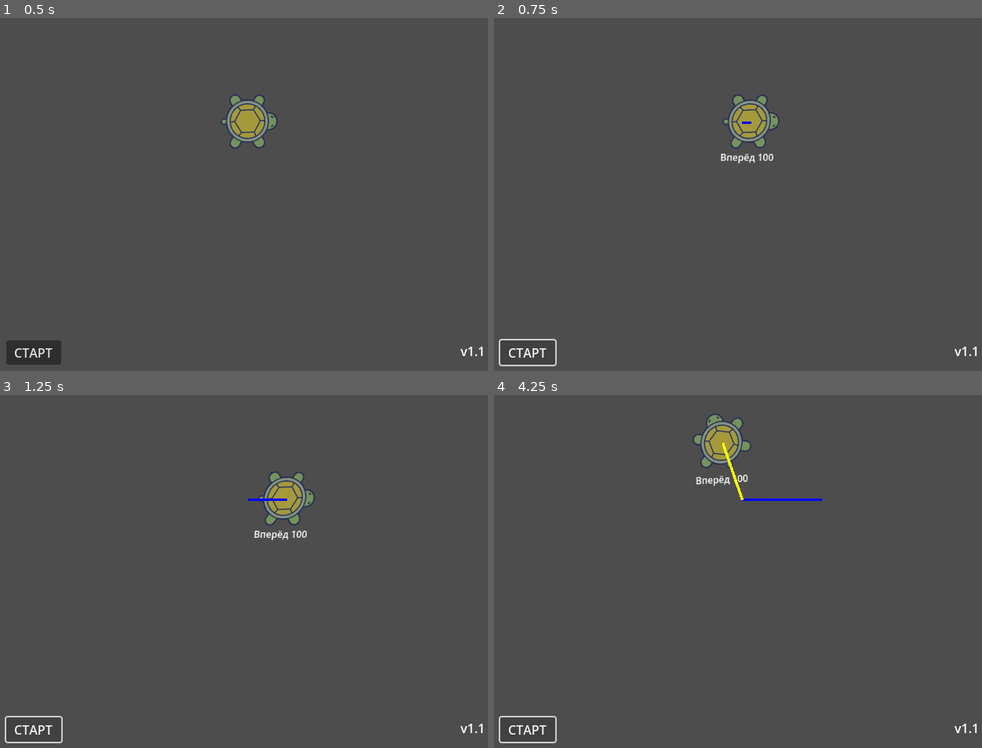
Above: before the commit, frames 1-4 (two rows, left to right).
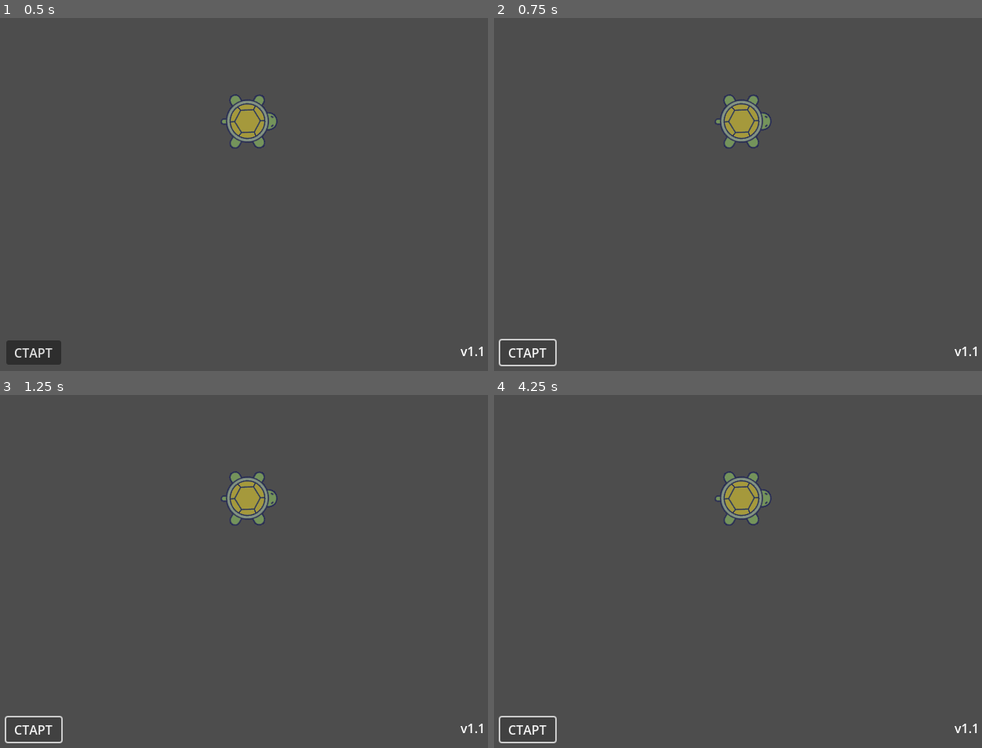
Above: after the commit, the same moments.

Repository: D0NM/GodotRu
Game: Godot game, scene res://world.tscn
The game is run twice, just before and just after one commit, with the same random seed, the same clock (stepped at 60 frames per second) and the same inputs.
Inputs:
- Up to frame 1 (0.5 s): no input
- Up to frame 2 (0.75 s): click "СТАРТ" at 0.5 s
- Up to frame 3 (1.25 s): no input
- Up to frame 4 (4.25 s): click "СТАРТ" at 1.25 s; click "СТАРТ" at 2 s

Frame 1 is identical in both runs. In frame 2, 1.2% of the frame differs, in the area x 45-59%, y 21-42%; in frame 3, 2.0%; in frame 4, 2.2%, in the area x 40-68%, y 5-37%.
Error in both runs: Assertion failed. (res://Turtle/turtle.gd:47)

Commit message:
очистка шаблона Черепашича

Diff:
--- a/Turtle/Turtle/turtle.gd
+++ b/Turtle/Turtle/turtle.gd
@@ -189,10 +189,6 @@
 ###########################################################################
 
 func start():
-	for i in 5:
-		set_color("случайный")
-		go_forward(100)
-		jump_forward(-100)
-		turn_left(randi_range(20, 120))
+	pass
 
 ###########################################################################
